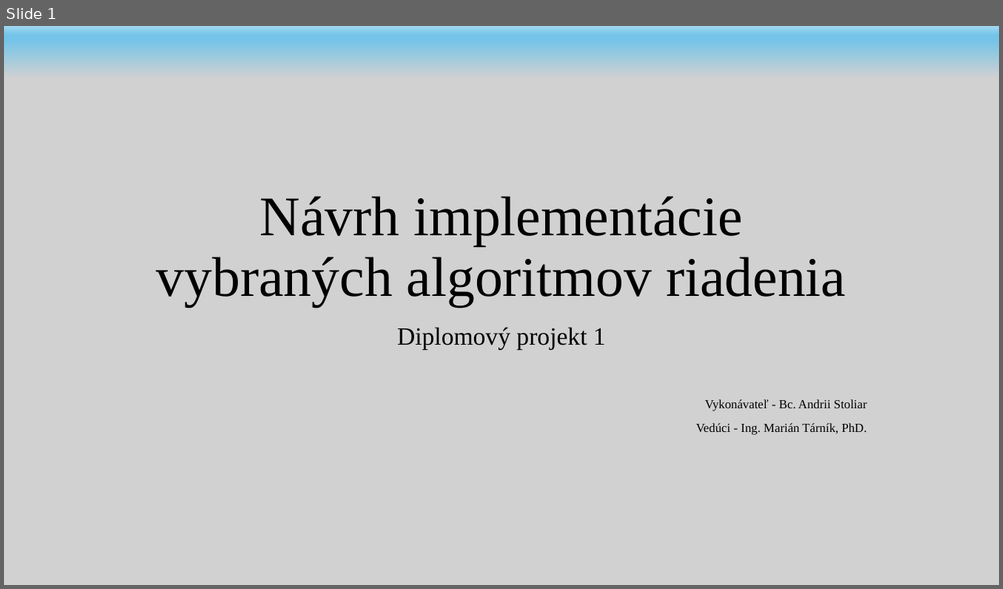
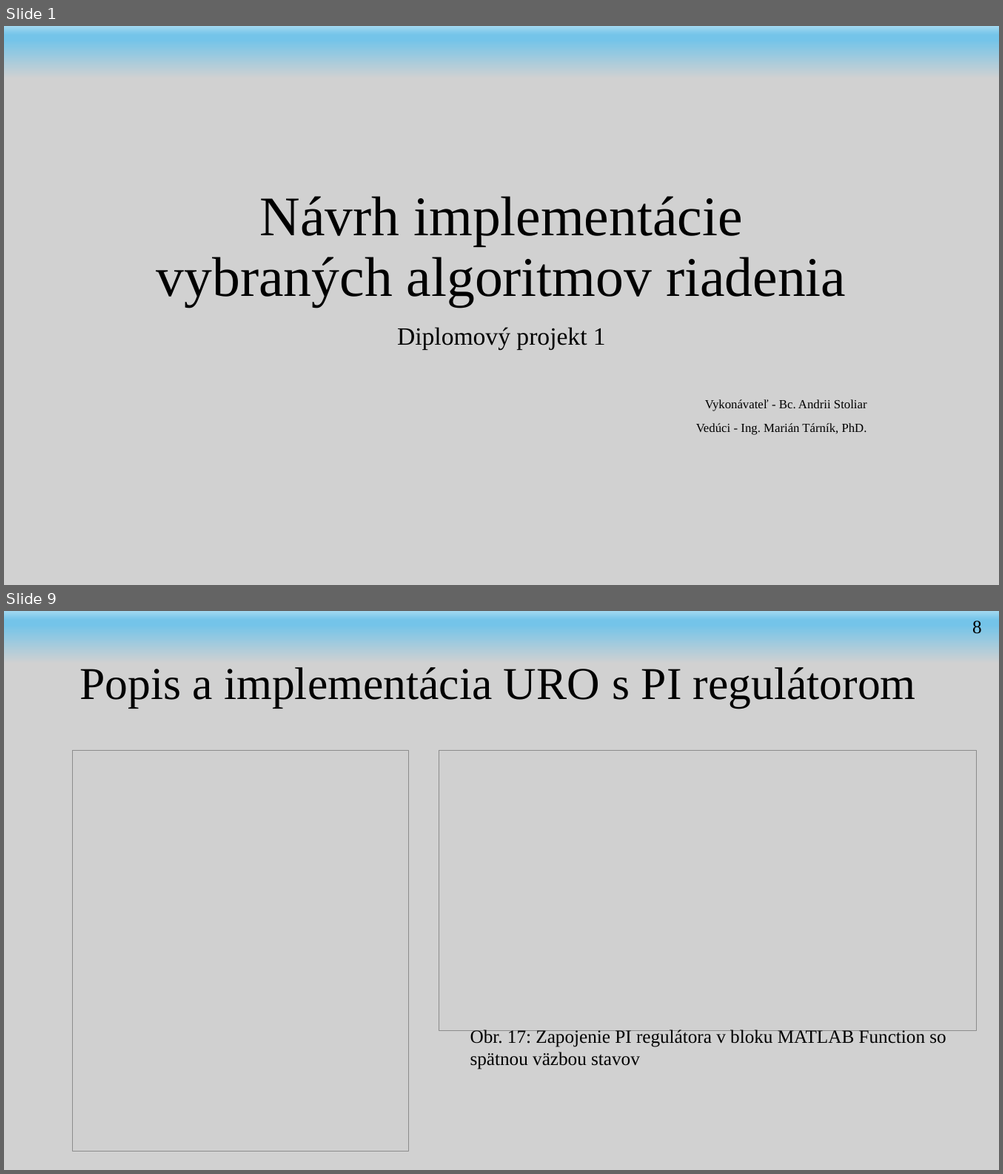
Before and after one commit to andrii-stoliar/DP-Stoliar, a slide deck: Prez/DP1-prez.potx. Shown one above the other, each under a label of ours: slide 1 before the commit, slides 1 and 9 after it; the slides between them are not shown. The pictures are 1003x589 and 1003x1174 pixels, drawn with LibreOffice and Linux fonts; fonts in the diff are those of the drawing; grey boxes stand for pictures; background and template pictures are left out. Boxes give left, top, right and bottom in pixels: in the first picture for what was removed or moved away, otherwise in the second. Text is boxed around its words. In the diff, an @@ line names an element or a change of style, - is before the commit and + after.

```diff
--- a/Prez/DP1-prez.potx
+++ b/Prez/DP1-prez.potx
@@ slide 9 added at (4, 611, 999, 1170), background #D1D1D1; not listed: 1 template element that a slide beside it also shows @@
@@ text added at (972, 621, 982, 634), 18 pt, text #000000 @@
+8
@@ text added at (79, 667, 916, 708), 44 pt, text #000000 @@
+Popis a implementácia URO s PI regulátorom
@@ picture added at (73, 751, 409, 1152) @@
@@ picture added at (439, 751, 976, 1031) @@
@@ text added at (470, 1030, 945, 1070), 18 pt, text #000000 @@
+Obr. 17: Zapojenie PI regulátora v bloku MATLAB Function so spätnou väzbou stavov
```
Also in this commit, not shown: 2 slides changed, 10 other slides added, 1 slide removed, 27 other files.
